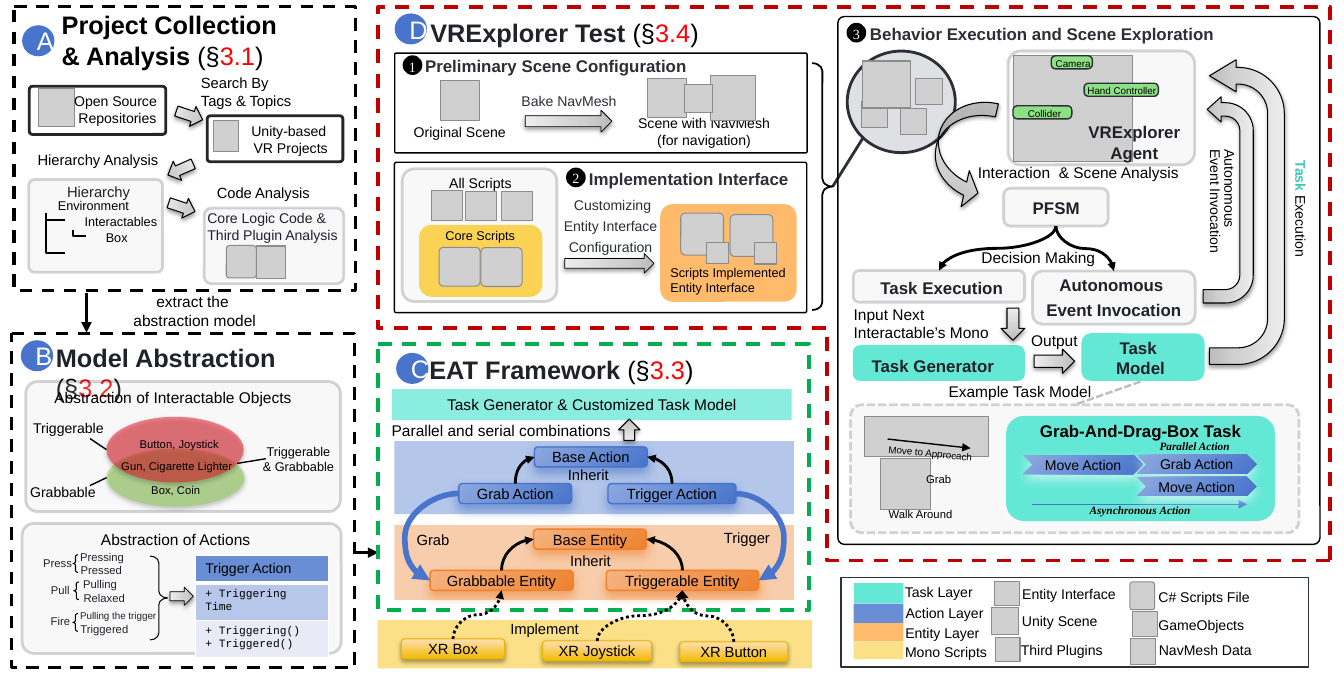
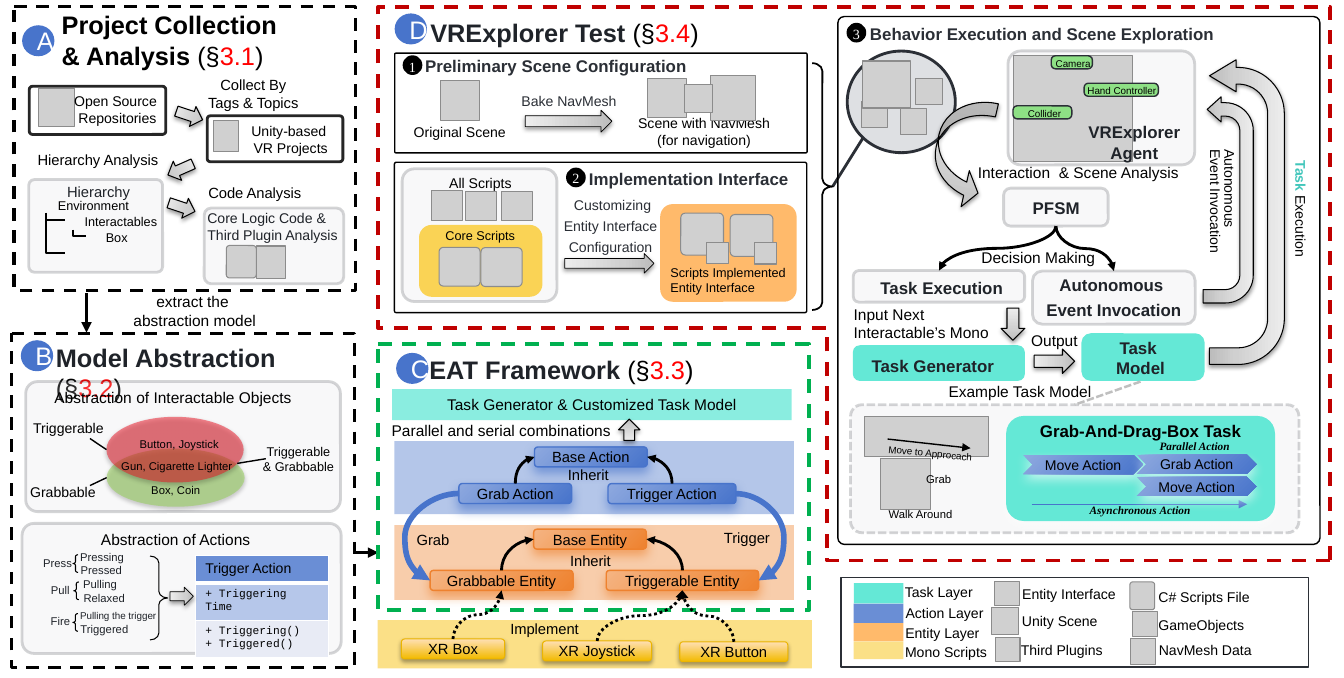
Before and after one commit to TsingPig/CodeRepo, a slide deck: slide 1 of Paper Reading/____Writing/Fig_Overview.pptx. Drawn at 1344x678 pixels with LibreOffice and Linux fonts; fonts in the diff are those of the drawing; grey boxes stand for pictures; background and template pictures are left out. Boxes give left, top, right and bottom in pixels: in the first picture for what was removed or moved away, otherwise in the second. Text is boxed around its words. In the diff, an @@ line names an element or a change of style, - is before the commit and + after.

```diff
--- a/Paper Reading/____Writing/Fig_Overview.pptx
+++ b/Paper Reading/____Writing/Fig_Overview.pptx
@@ text at (208, 79, 299, 111): text changed @@
-Search By Tags & Topics
+Collect By Tags & Topics
@@ text "Code Analysis": place and size @@
-text "Code Analysis" at (217, 187, 310, 201)
+text "Code Analysis" at (208, 187, 302, 201)
@@ text "Code Analysis" at (208, 187, 302, 201): alignment left to centre @@
```
Also in this commit, not shown: 13 other files.
